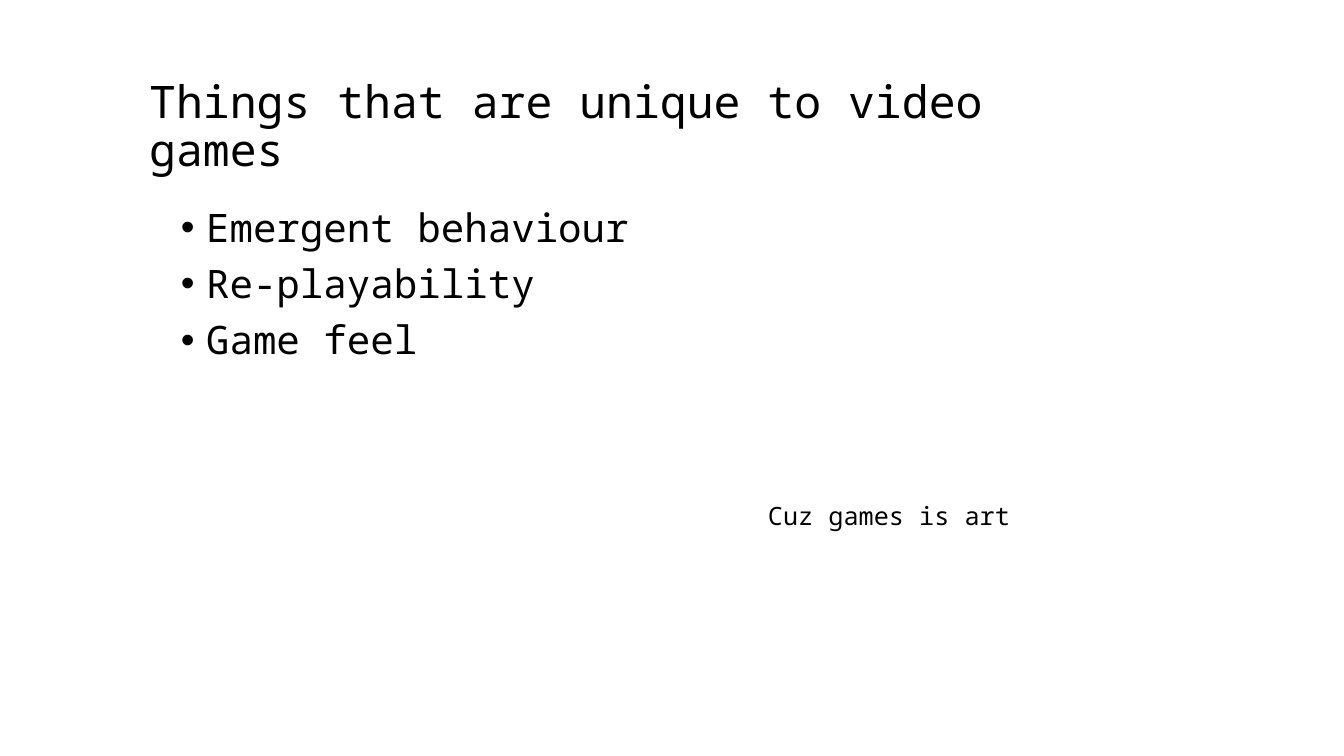
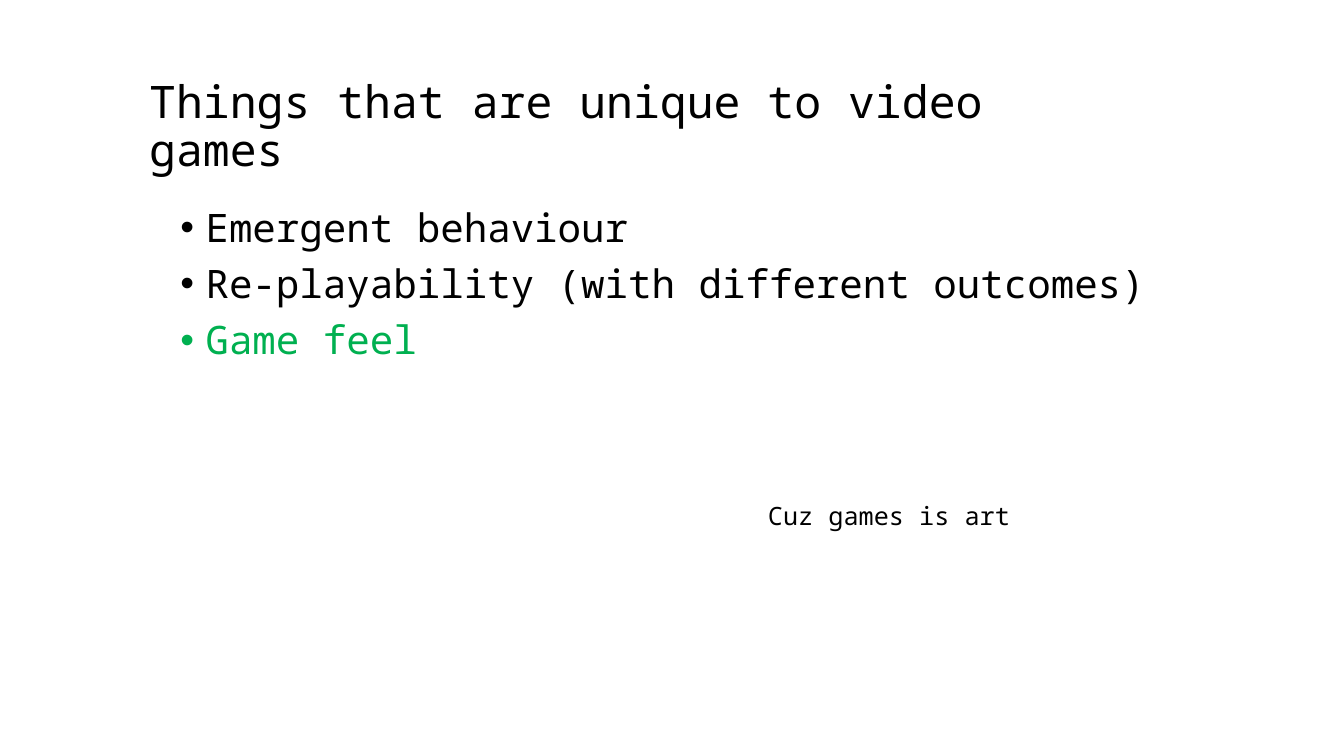
Before and after one commit to Kushcabbage/GameDevPresenations, a slide deck: slide 2 of GameDev1.pptx. Drawn at 1344x756 pixels with LibreOffice and Linux fonts; fonts in the diff are those of the drawing. Boxes give left, top, right and bottom in pixels: in the first picture for what was removed or moved away, otherwise in the second. Text is boxed around its words. In the diff, an @@ line names an element or a change of style, - is before the commit and + after.

```diff
--- a/GameDev1.pptx
+++ b/GameDev1.pptx
@@ text at [206,268,1144,308]: text changed @@
-• Re-playability
+• Re-playability (with different outcomes)
@@ text at [206,324,417,355]: text colour #000000 to #00B050 in "Game feel" @@
```
Also in this commit, not shown: 4 other slides changed, 1 slide added, 2 slides removed, 3 other files.
